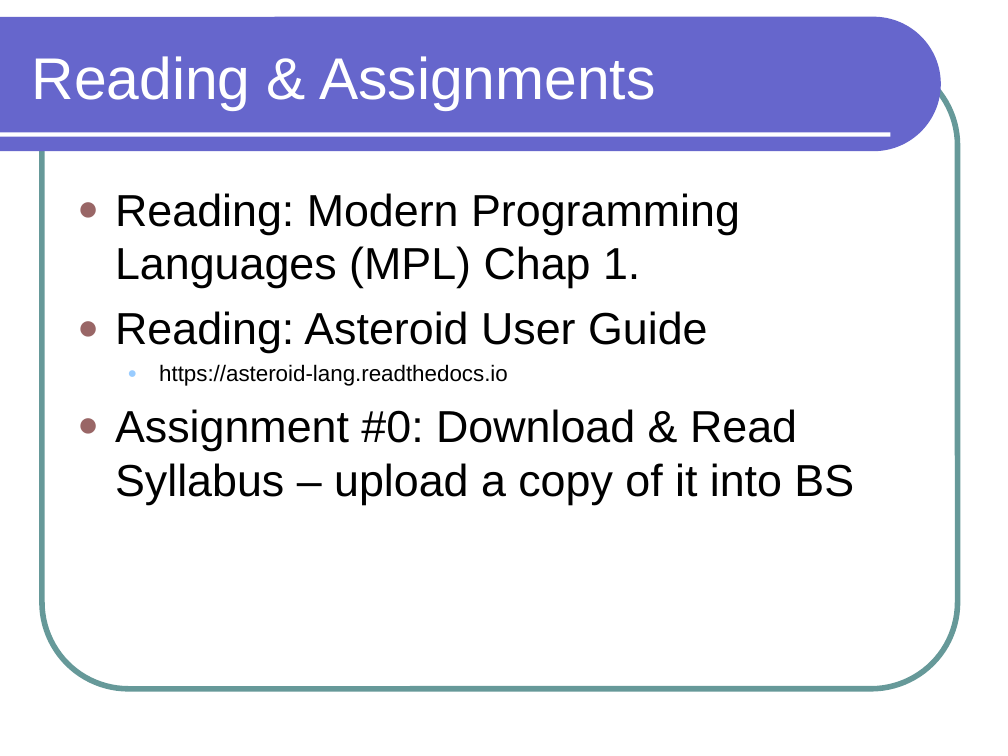
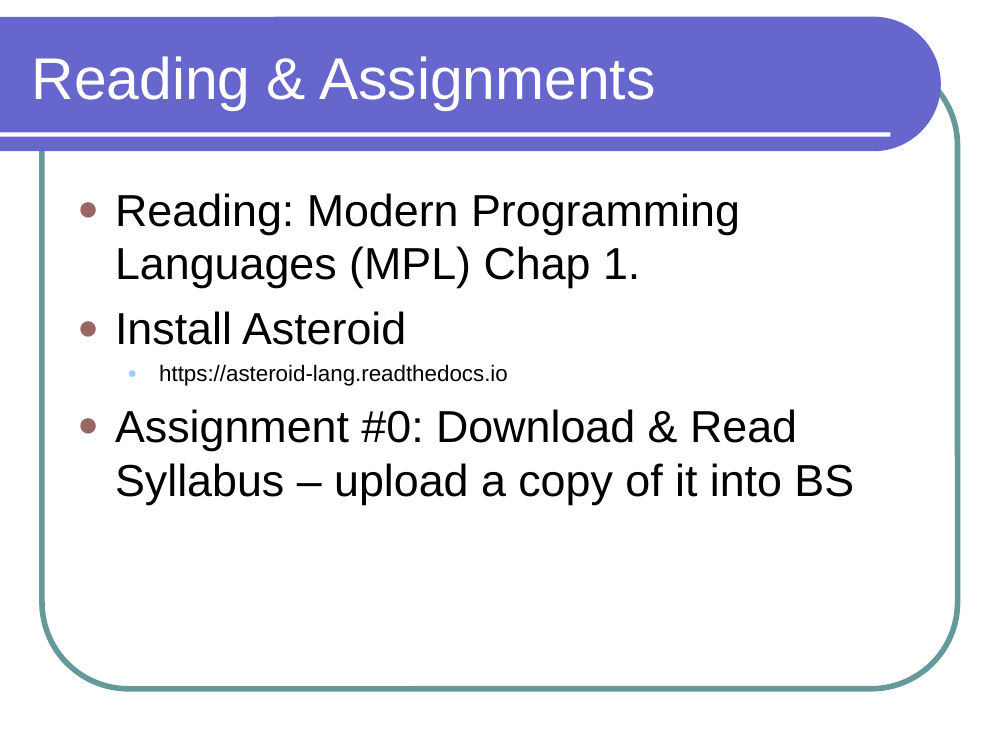
Before and after one commit to lutzhamel/CSC301, a slide deck: slide 20 of notes/csc301-ln001.ppt. Drawn at 1008x756 pixels with LibreOffice and Linux fonts; fonts in the diff are those of the drawing. Boxes give left, top, right and bottom in pixels: in the first picture for what was removed or moved away, otherwise in the second. Text is boxed around its words. In the diff, an @@ line names an element or a change of style, - is before the commit and + after.

Commit message:
edits for Asteroid 2.0

```diff
--- a/notes/csc301-ln001.ppt
+++ b/notes/csc301-ln001.ppt
@@ text at [115,311,406,345]: text changed @@
-● Reading: Asteroid User Guide
+● Install Asteroid
```
Also in this commit, not shown: 3 other slides changed, 1 slide added, 1 slide removed, 10 other files.
